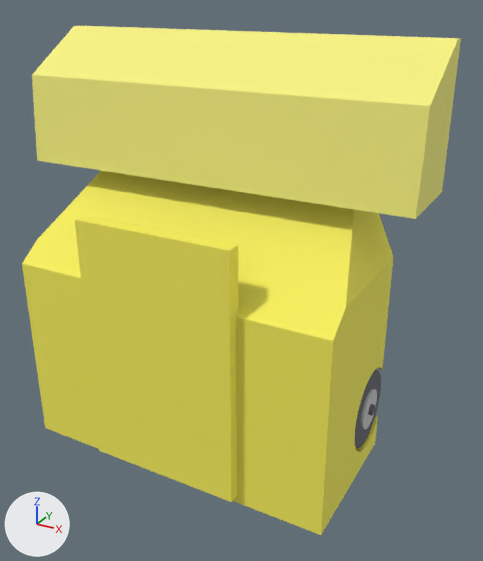
A saved change to the glTF model viewer/data/models/ripper_remix.glb.
The view is the same before and after, from a 50 mm camera at (90.2, -154.4, 82.7) aimed at (10.4, -9.3, 10.2). Every picture has the same lights, and +X, +Y and +Z are marked at lower left. The picture after the commit comes second.

Names of what the first picture shows: 'chassis', 'flipper', 'scoop', 'wheel_l0' and 1 more.
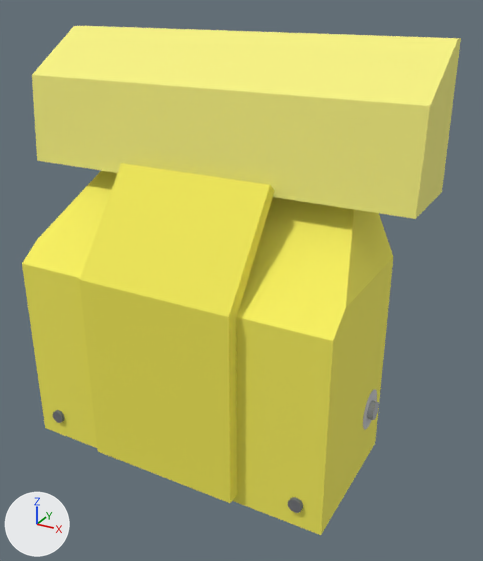
Boxes (x1, y1, x2, y2) around the edits, measured in the pictures (483 x 561 px):
'flipper', reshaped (20% wider, 18% taller): before (75, 215, 238, 502); after (80, 163, 275, 503)
'dt_screw_1', added: after (288, 497, 303, 513)
'dt_nut_wheel_l0', added: after (367, 400, 379, 420)
'dt_screw_0', added: after (53, 410, 65, 423)

Edits to the bpy script that builds the scene:
```text
Add mat_dt_screw_1:
    mat_dt_screw_1 = principled_material('dt_screw_1')
    mat_dt_screw_1.base_color = (0.169, 0.176, 0.192)  # grey #727479
    mat_dt_screw_1.metallic = 0.1
    mat_dt_screw_1.roughness = 0.8
Add mat_dt_screw_0:
    mat_dt_screw_0 = principled_material('dt_screw_0')
    mat_dt_screw_0.base_color = (0.169, 0.176, 0.192)  # grey #727479
    mat_dt_screw_0.metallic = 0.1
    mat_dt_screw_0.roughness = 0.8
Add mat_dt_nut_wheel_l0:
    mat_dt_nut_wheel_l0 = principled_material('dt_nut_wheel_l0')
    mat_dt_nut_wheel_l0.base_color = (0.439, 0.463, 0.486)  # grey #b1b5b9
    mat_dt_nut_wheel_l0.metallic = 0.1
    mat_dt_nut_wheel_l0.roughness = 0.8
Change me_flipper:
    used by ob_flipper; location = (0.0, 0.0, 0.0)
    remove me_flipper.from_pydata(...)  # 8 vertices, 12 faces; spans x -22.0..22.0, y -36.0..-32.0, z -40.0..30.0
    add me_flipper.from_pydata(...)  # 12 vertices, 20 faces; spans x -22.0..22.0, y -36.5..-14.0, z -40.0..40.0
    me_flipper part 1: the whole mesh is rebuilt
Add me_dt_screw_1:
    me_dt_screw_1.from_pydata(...)  # a 126-sided cylinder along y spanning x 37.1..40.9, y -34.0..-32.6, z -37.4..-33.6
    me_dt_screw_1.materials.append(mat_dt_screw_1)  # grey #727479
Add me_dt_screw_0:
    me_dt_screw_0.from_pydata(...)  # a 126-sided cylinder along y spanning x -40.9..-37.1, y -34.0..-32.6, z -37.4..-33.6
    me_dt_screw_0.materials.append(mat_dt_screw_0)  # grey #727479
Add me_dt_nut_wheel_l0:
    me_dt_nut_wheel_l0.from_pydata(...)  # a 126-sided cylinder along x spanning x 46.1..47.7, y -2.6..2.6, z -27.6..-22.4
    me_dt_nut_wheel_l0.materials.append(mat_dt_nut_wheel_l0)  # grey #b1b5b9
Add ob_dt_screw_1:
    ob_dt_screw_1 = bpy.data.objects.new('dt_screw_1', me_dt_screw_1)
    ob_dt_screw_1.location = (0.0, 0.0, 0.0)
Add ob_dt_screw_0:
    ob_dt_screw_0 = bpy.data.objects.new('dt_screw_0', me_dt_screw_0)
    ob_dt_screw_0.location = (0.0, 0.0, 0.0)
Add ob_dt_nut_wheel_l0:
    ob_dt_nut_wheel_l0 = bpy.data.objects.new('dt_nut_wheel_l0', me_dt_nut_wheel_l0)
    ob_dt_nut_wheel_l0.location = (0.0, 0.0, 0.0)
```
